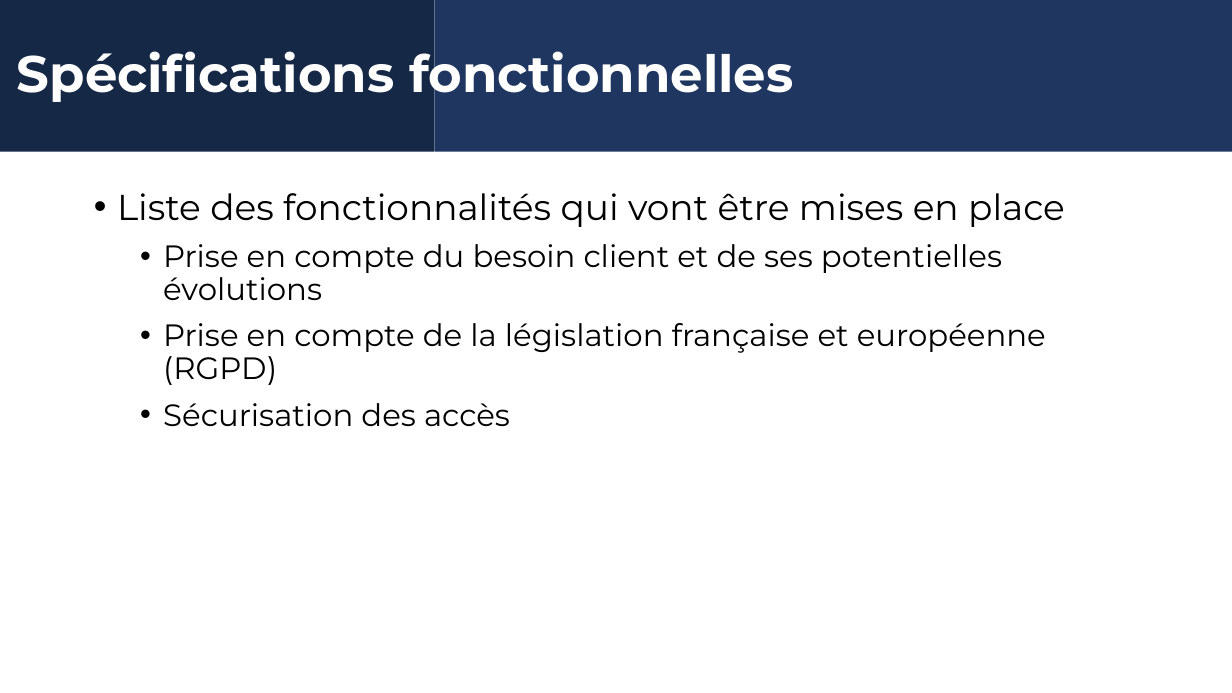
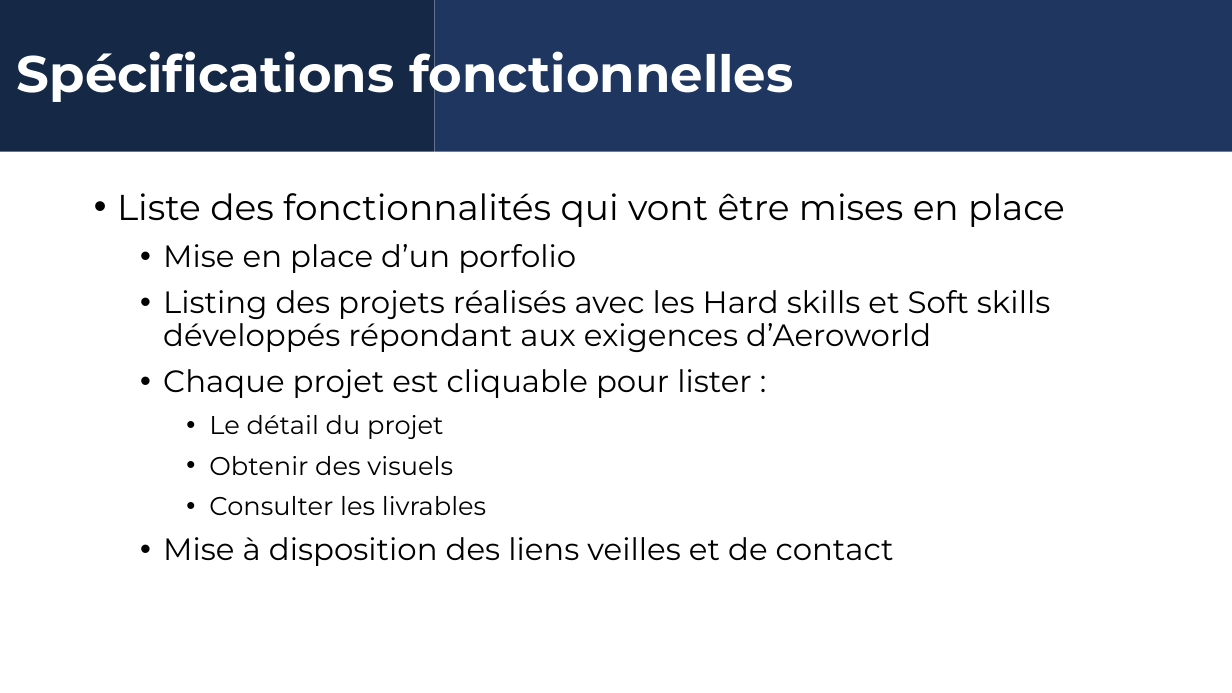
Before and after one commit to Rom1du62/rom1du62.github.io, a slide deck: slide 7 of Realisation_portfolio/Cahier des charges.pptx. Drawn at 1232x693 pixels with LibreOffice and Linux fonts; fonts in the diff are those of the drawing; background and template pictures are left out. Boxes give left, top, right and bottom in pixels: in the first picture for what was removed or moved away, otherwise in the second. Text is boxed around its words. In the diff, an @@ line names an element or a change of style, - is before the commit and + after.

Commit message:
mise à jour portfolio

```diff
--- a/Realisation_portfolio/Cahier des charges.pptx
+++ b/Realisation_portfolio/Cahier des charges.pptx
@@ text at (x1=163, y1=244, x2=1050, y2=566): text changed @@
-  • Prise en compte du besoin client et de ses potentielles évolutions
-  • Prise en compte de la législation française et européenne (RGPD)
-  • Sécurisation des accès
+  • Mise en place d’un porfolio
+  • Listing des projets réalisés avec les Hard skills et Soft skills développés répondant aux exigences d’Aeroworld
+  • Chaque projet est cliquable pour lister :
+    • Le détail du projet
+    • Obtenir des visuels
+    • Consulter les livrables
+  • Mise à disposition des liens veilles et de contact
```
Also in this commit, not shown: 5 other slides changed, 6 other files.
